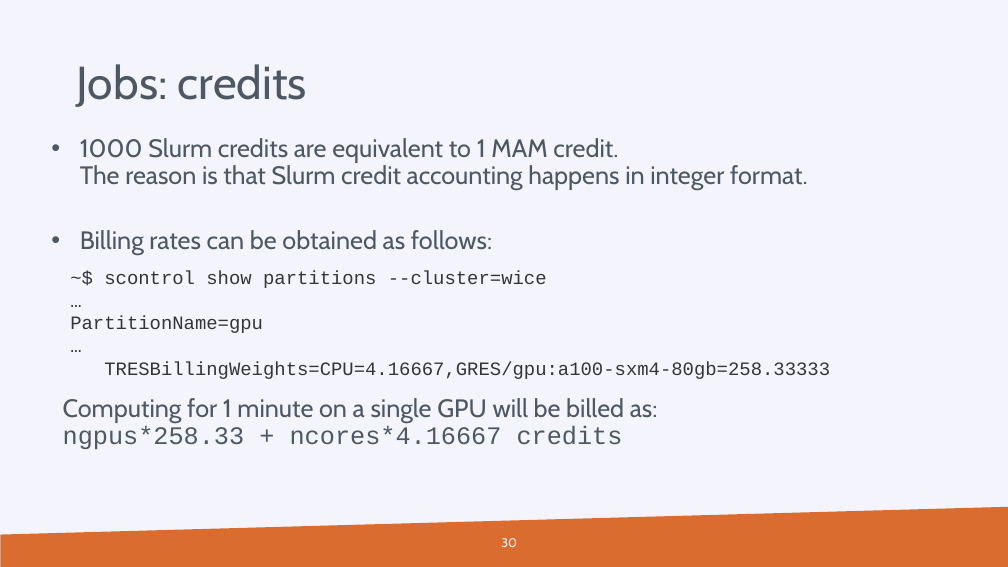
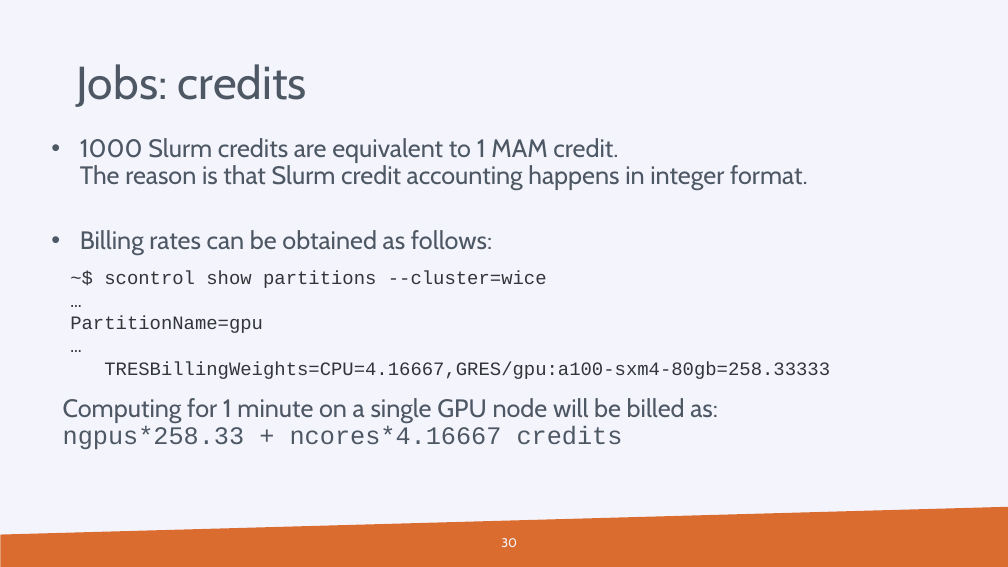
Before and after one commit to hpcleuven/wice-inauguration, a slide deck: slide 30 of Slurm session.pptx. Drawn at 1008x567 pixels with LibreOffice and Linux fonts; fonts in the diff are those of the drawing; background and template pictures are left out. Boxes give left, top, right and bottom in pixels: in the first picture for what was removed or moved away, otherwise in the second. Text is boxed around its words. In the diff, an @@ line names an element or a change of style, - is before the commit and + after.

```diff
--- a/Slurm session.pptx
+++ b/Slurm session.pptx
@@ text at <box>63,398,718,449</box>: text changed @@
-  Computing for 1 minute on a single GPU will be billed as:
-  ngpus*258.33 + ncores*4.16667 credits
+  Computing for 1 minute on a single GPU node will be billed as:
+  ngpus*258.33 + ncores*4.16667 credits
```
Also in this commit, not shown: 15 other slides changed.
